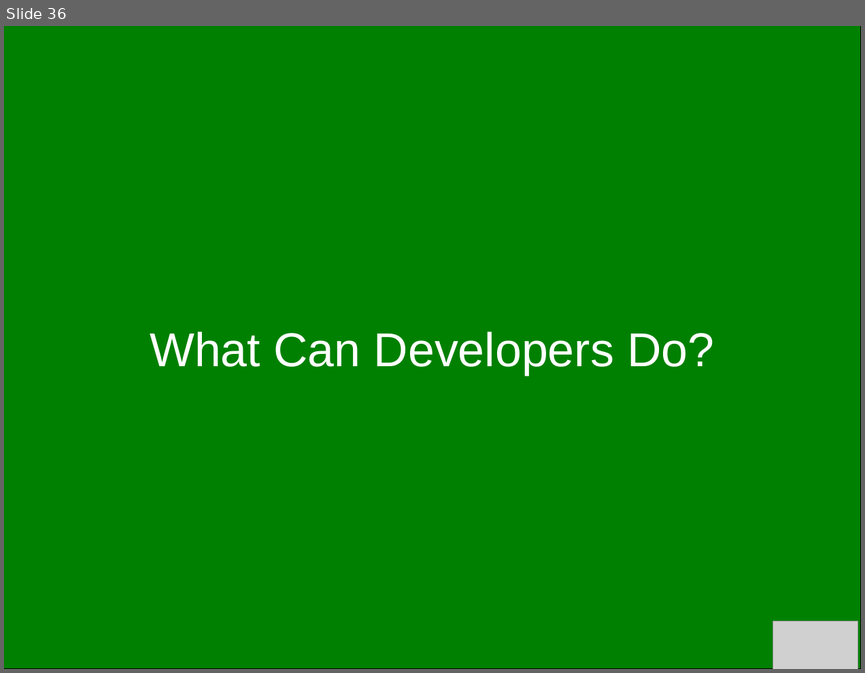
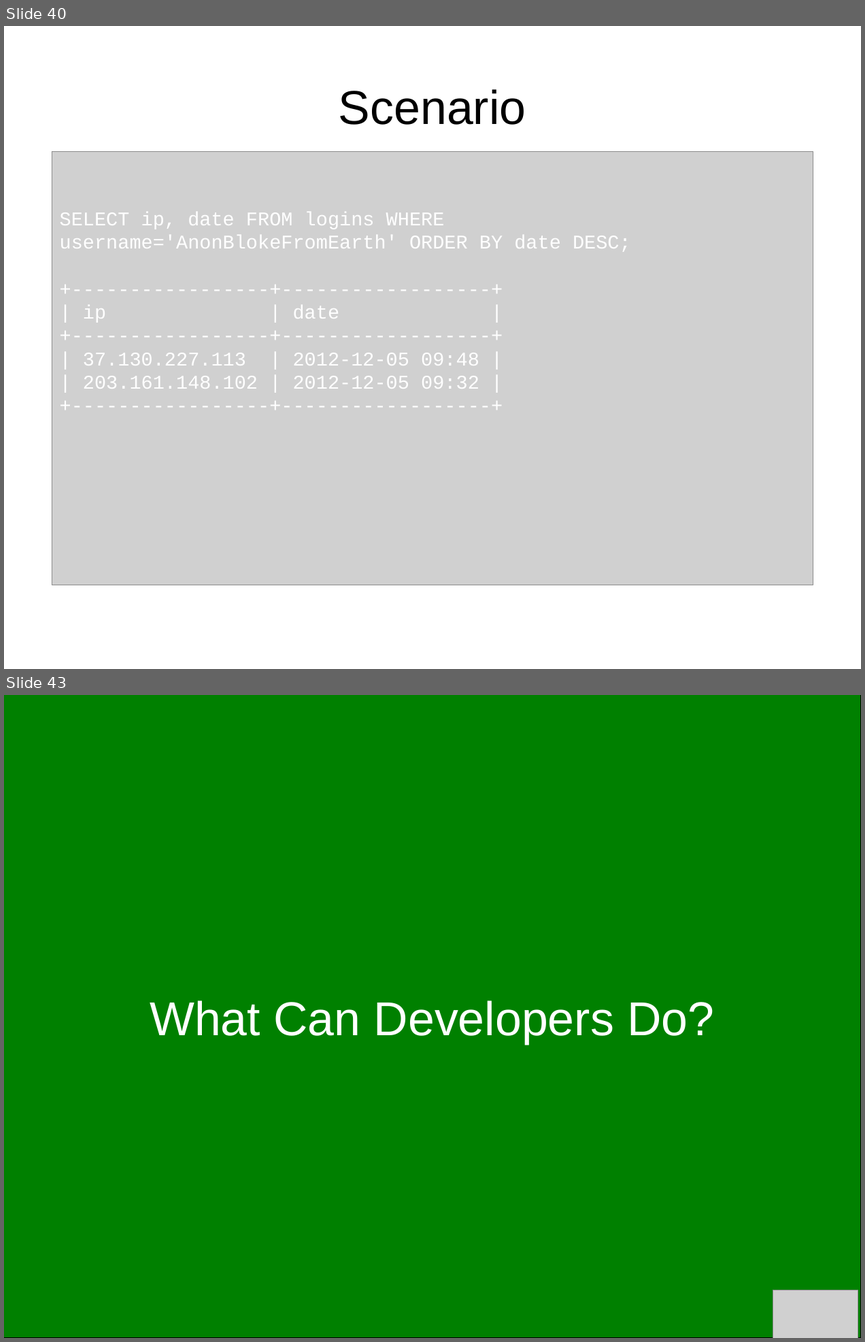
Before and after one commit to bendechrai/preso-security-privacy-anonymity, a slide deck: security-privacy-anonymity.odp. Shown one above the other, each under a label of ours: slide 36 before the commit, slides 40 and 43 after it; the slides between them are not shown. The pictures are 865x673 and 865x1342 pixels, drawn with LibreOffice and Linux fonts; fonts in the diff are those of the drawing; grey boxes stand for pictures; background and template pictures are left out. Boxes give left, top, right and bottom in pixels: in the first picture for what was removed or moved away, otherwise in the second. Text is boxed around its words. In the diff, an @@ line names an element or a change of style, - is before the commit and + after.

Commit message:
more text to screenshot conversion, a few extra bits to the last section

```diff
--- a/security-privacy-anonymity.odp
+++ b/security-privacy-anonymity.odp
@@ slide 40 added at [4,26,861,669], background #FFFFFF @@
@@ title added at [339,89,526,125], 44 pt, text #000000 @@
+Scenario
@@ picture added at [52,152,813,585] @@
@@ text added at [60,212,631,388], 18 pt, text #FFFFFF @@
+SELECT ip, date FROM logins WHERE username='AnonBlokeFromEarth' ORDER BY date DESC;
++-----------------+------------------+
+| ip | date |
++-----------------+------------------+
+| 37.130.227.113 | 2012-12-05 09:48 |
+| 203.161.148.102 | 2012-12-05 09:32 |
++-----------------+------------------+
@@ what was slide 36 is now slide 43 @@
```
Also in this commit, not shown: 4 slides changed, 9 other slides added, 2 slides removed.
